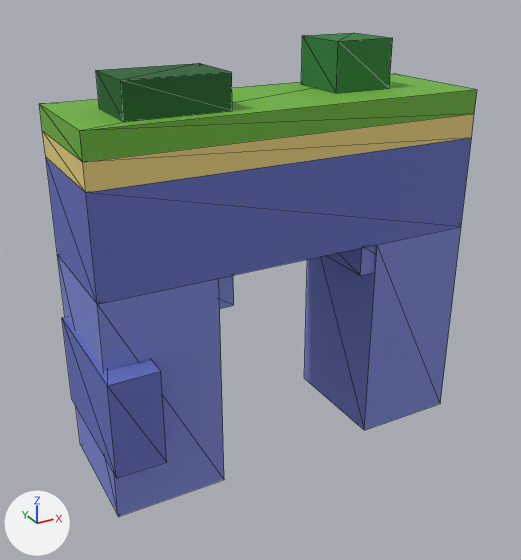
A saved change to the glTF model roblox-island/exports/glb/Arch.glb.
Both versions are drawn from a 50 mm camera at (-21.4, -37.7, 30.2) aimed at (-0.9, -0.4, 11.5). Arrows for +X, +Y and +Z are at lower left; the lights stay in place. The older version comes first. Mesh edges are drawn as thin lines. Vertices at exactly the same position are counted once.

The older version as bpy lines, for what is in view:
```python
me_arch = bpy.data.meshes.new('Arch')
me_arch.from_pydata(...)  # 76 vertices, 128 faces; spans x -12.8..12.5, y -5.5..5.5, z 0.0..26.0
me_arch.materials.append(mat_voxelpalette)  # picture img_voxel_palette
ob_arch = bpy.data.objects.new('Arch', me_arch)
ob_arch.location = (0.0, 0.0, 0.0)
```
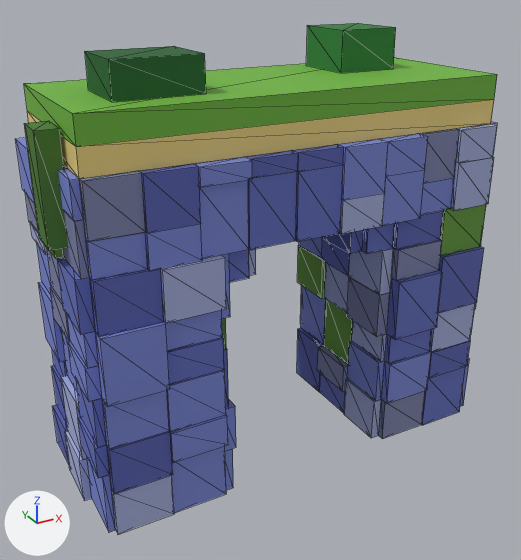
Boxes (x1, y1, x2, y2) around the edits, measured in the pictures (521 x 560 px):
'Arch', reshaped (10% wider): before (39, 33, 477, 517); after (15, 23, 498, 534)
part 1 of me_arch, added (blue): after (348, 248, 394, 295)
part 2 of me_arch, added (blue): after (393, 211, 443, 250)
part 3 of me_arch, added (blue): after (421, 178, 454, 215)
part 4 of me_arch, added (blue): after (451, 157, 494, 211)
part 5 of me_arch, added (green): after (85, 46, 206, 102)
part 6 of me_arch, added (green): after (306, 23, 396, 73)
part 7 of me_arch, added (green): after (24, 121, 68, 251)
part 8 of me_arch, rebuilt (10% wider, 8% taller): before (39, 74, 477, 517); after (15, 57, 498, 534)
part 9 of me_arch, added (blue): after (229, 249, 256, 282)
part 10 of me_arch, added (blue): after (323, 224, 394, 254)
part 11 of me_arch, deleted: before (62, 33, 393, 478)

Edits to the bpy script that builds the scene:
```text
Change me_arch:
    used by ob_arch; location = (0.0, 0.0, 0.0)
    remove me_arch.from_pydata(...)  # 76 vertices, 128 faces; spans x -12.8..12.5, y -5.5..5.5, z 0.0..26.0
    add me_arch.from_pydata(...)  # 1035 vertices, 2132 faces; spans x -14.4..14.3, y -5.9..5.9, z 0.0..26.5
    me_arch part 1: a new loose piece, a box spanning x 5.14..6.04, y -5.04..-1.67, z 11.01..14.01, in mat_voxelpalette (picture img_voxel_palette)
    me_arch part 2: a new loose piece, a box spanning x 5.96..9.54, y -5.31..-4.96, z 14.01..16.04, in mat_voxelpalette (picture img_voxel_palette)
    me_arch part 3: a new loose piece, a box spanning x 7.22..10.11, y -5.34..-4.92, z 15.96..18.01, in mat_voxelpalette (picture img_voxel_palette)
    me_arch part 4: a new loose piece, a box spanning x 10.11..13.04, y -5.6..-4.96, z 15.96..19.0, in mat_voxelpalette (picture img_voxel_palette)
    me_arch part 5: a new loose piece, a box spanning x -10.5..-5.5, y -3.0..1.0, z 24.0..26.0, in mat_voxelpalette (picture img_voxel_palette)
    me_arch part 6: a new loose piece, a box spanning x 5.0..9.0, y 0.0..4.0, z 24.0..26.5, in mat_voxelpalette (picture img_voxel_palette)
    me_arch part 7: a new loose piece, a box spanning x -14.4..-13.2, y -3.0..-1.0, z 17.0..23.0, in mat_voxelpalette (picture img_voxel_palette)
    me_arch part 8: the loose piece of 28 vertices spanning x -12.5..12.5, y -4.0..4.0, z 0.0..23.0 is rebuilt with 896 vertices and now spans x -13.9..13.8, y -5.9..5.9, z 0.0..24.0
    me_arch part 9: a new loose piece of 38 vertices spanning x -6.0..-3.3, y -4.8..5.3, z 14.0..16.0, in mat_voxelpalette (picture img_voxel_palette)
    me_arch part 10: a new loose piece of 37 vertices spanning x 3.1..6.0, y -5.0..5.4, z 14.0..16.1, in mat_voxelpalette (picture img_voxel_palette)
    me_arch part 11: 6 loose pieces with 48 vertices, spanning x -12.8..11.5, y -5.5..5.5, z 4.0..26.0, are deleted
    other edits to the shape of me_arch do not show in these pictures
```
